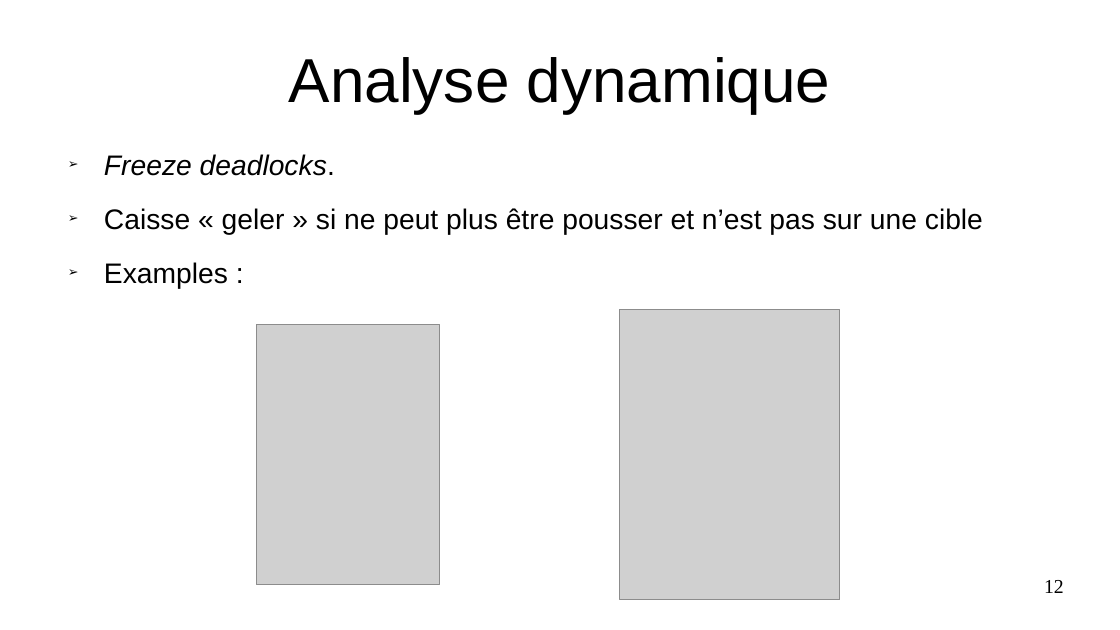
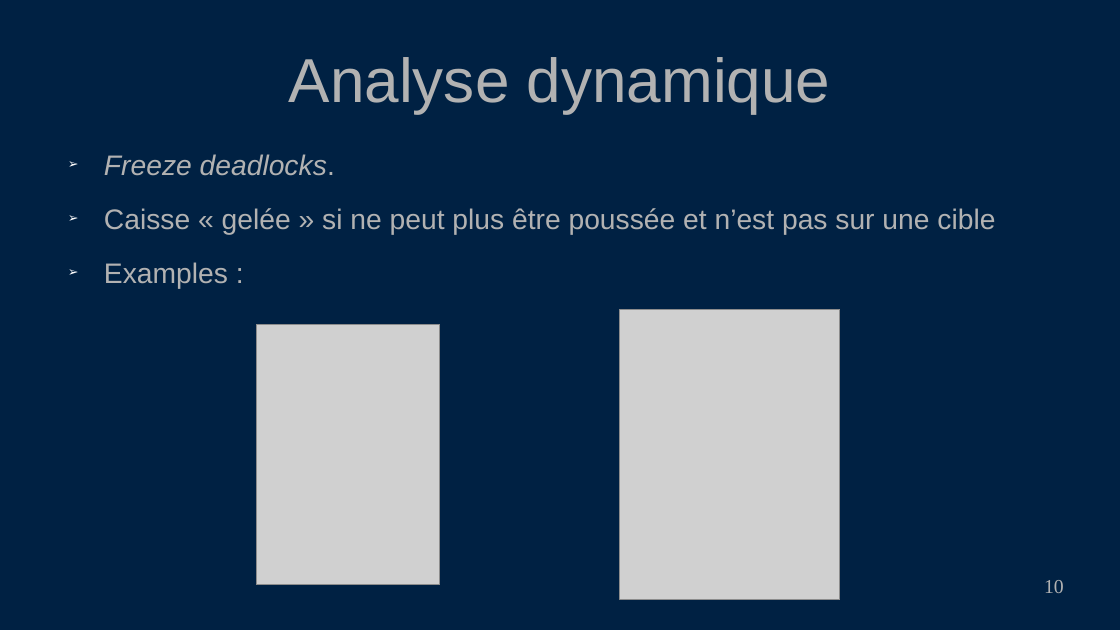
Before and after one commit to PoulpoGaz/sokoshell, a slide deck: slide 10 of documents/presentation.odp (slide 12 before the commit). Drawn at 1120x630 pixels with LibreOffice and Linux fonts; fonts in the diff are those of the drawing; grey boxes stand for pictures. Boxes give left, top, right and bottom in pixels: in the first picture for what was removed or moved away, otherwise in the second. Text is boxed around its words. In the diff, an @@ line names an element or a change of style, - is before the commit and + after.

```diff
--- a/documents/presentation.odp
+++ b/documents/presentation.odp
@@ background #FFFFFF to #002143 @@
@@ title "Analyse dynamique" at bbox=[289, 57, 831, 113]: text colour #000000 to #B2B2B2 @@
@@ text at bbox=[104, 154, 335, 289]: text colour #000000 to #B2B2B2 in "Freeze deadlocks.", "Examples :"; bullet colour #000000 to #FFFFFF @@
@@ text at bbox=[104, 208, 995, 235]: text changed; text colour #000000 to #B2B2B2 @@
-➢ Caisse « geler » si ne peut plus être pousser et n’est pas sur une cible
+➢ Caisse « gelée » si ne peut plus être poussée et n’est pas sur une cible
@@ page number at bbox=[1044, 580, 1064, 593]: text changed; text colour #000000 to #B2B2B2 @@
-12
+10
```
Also in this commit, not shown: 12 other slides changed, 2 slides removed, 4 other files.
